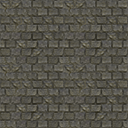
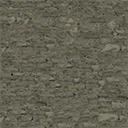
Revision of a layered (128, 128) image; what changed, layer by layer:
added group "Stone_Bricks_2" with 1 layers above "Stone_Bricks" over (0, 0, 128, 128)
added layer "Bricks099_1K-JPG_AmbientOcclusion" in group "Stone_Bricks_2" over (0, 0, 128, 128)
